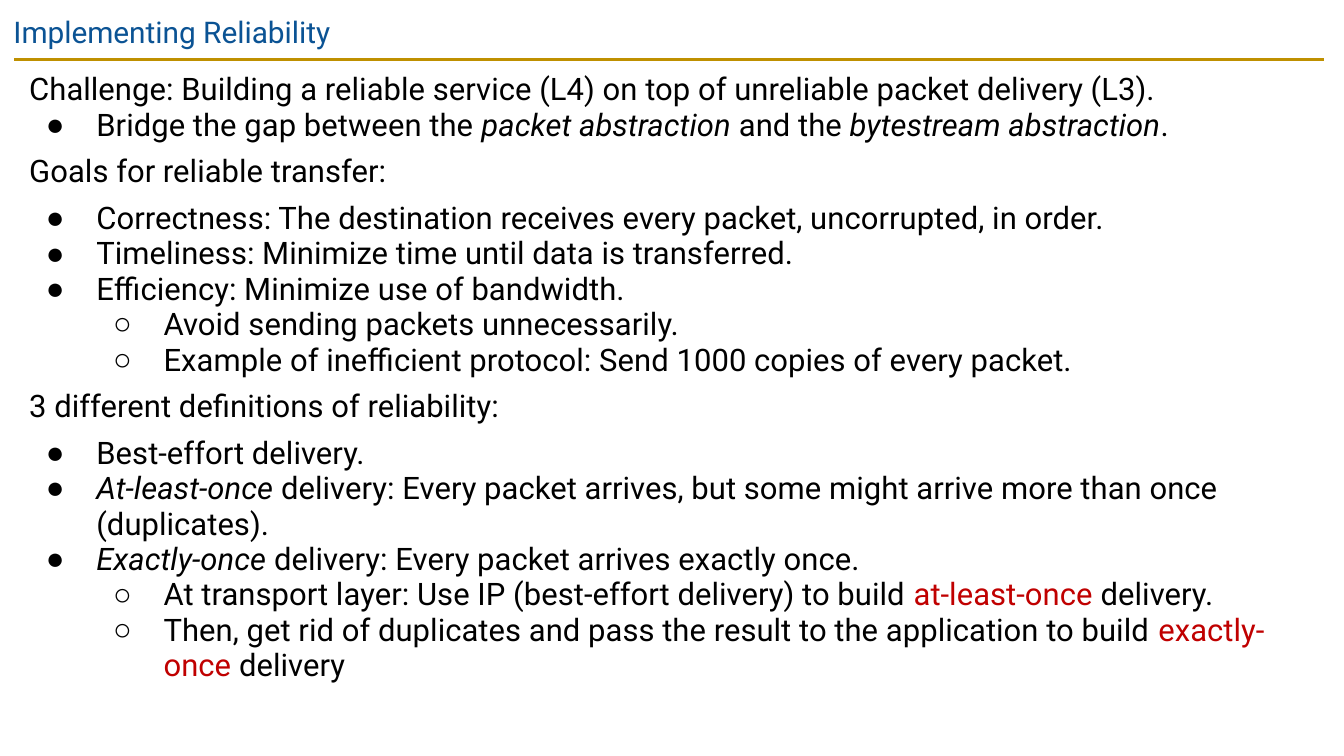
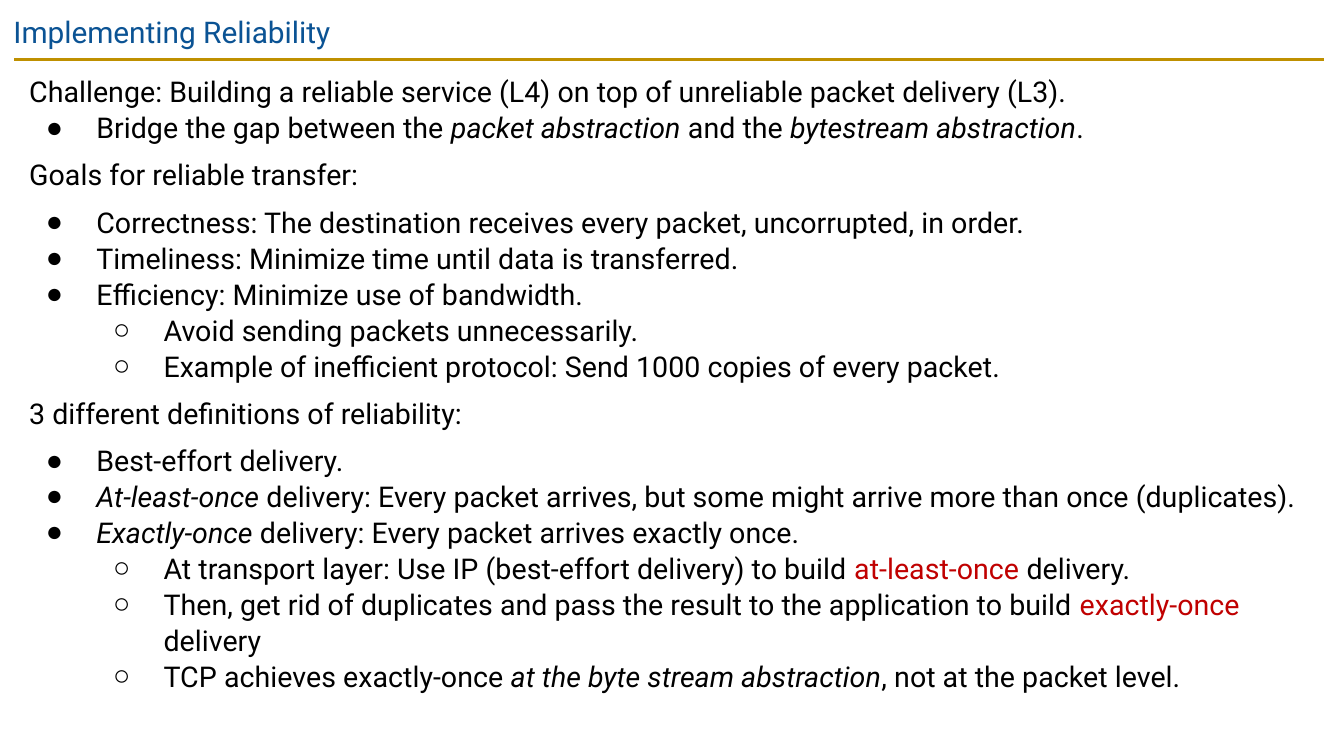
Before and after one commit to guhofstra/CSC175Sp26, a slide deck: slide 15 of PPTs/Lecture 10 - Reliability.pptx. Drawn at 1344x756 pixels with LibreOffice and Linux fonts; fonts in the diff are those of the drawing. Boxes give left, top, right and bottom in pixels: in the first picture for what was removed or moved away, otherwise in the second. Text is boxed around its words. In the diff, an @@ line names an element or a change of style, - is before the commit and + after.

```diff
--- a/PPTs/Lecture 10 - Reliability.pptx
+++ b/PPTs/Lecture 10 - Reliability.pptx
@@ text at [29, 79, 1295, 657]: size 16.6 to 15.3 pt; line spacing 0.95 to 1.05 @@
@@ text at [164, 665, 1180, 693]: paragraph added @@
+  ○ TCP achieves exactly-once at the byte stream abstraction, not at the packet level.
```
Also in this commit, not shown: 9 other slides changed, 1 slide added, 2 slides removed, 30 other files.
